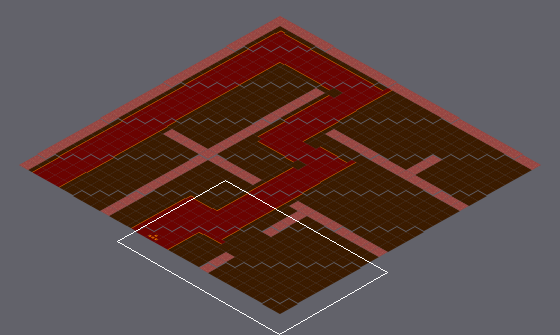
Tiled map (JSON) -- assets/tiledmap/Levels/level2.json. Above, an overview of the earlier version with the close-up marked.
Close-up. As it was:
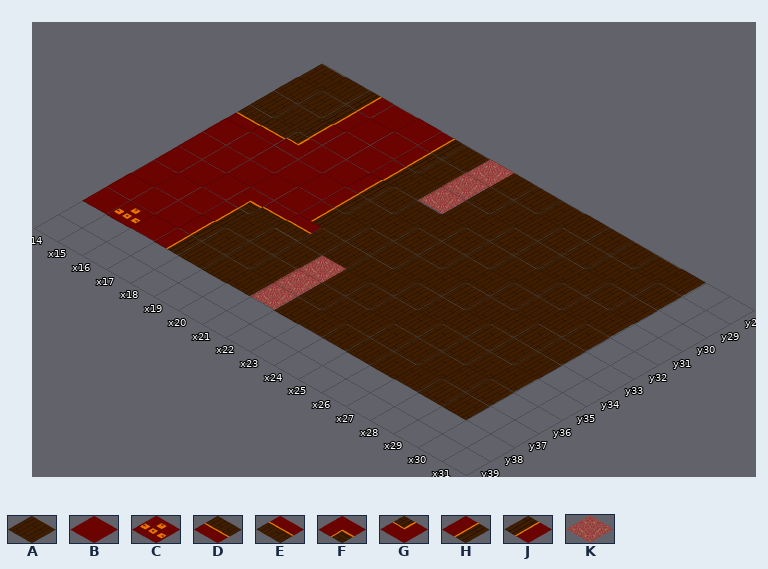
Cells are 182x104 px. Isometric: x runs down to the right, y down to the left. Shown: x 14..31, y 28..39. The commit also changed other parts of the map, which this record leaves out.
Key: from "floor": A 0 flipped left-right, B 1, C 2, D 4 flipped left-right, E 4 flipped up-down, F 9, G 9 flipped up-down, H 10 flipped left-right, J 10 flipped up-down; from "wall": K 0.
_ is an empty cell.
Layer "floor" before, first column x 14:
28 AAJBBHA_AAAAAAAA__
29 AAJBBHA_AAAAAAAA__
30 AAJBBHA_AAAAAAAA__
31 DDGBBHAAAAAAAAAA__
32 BBBBBHAAAAAAAAAA__
33 BBBBBHAAAAAAAAAA__
34 BBBFEEAAAAAAAAAA__
35 BBBHAAA_AAAAAAAA__
36 BBBHAAA_AAAAAAAA__
37 BCBHAAA_AAAAAAAA__
38 __________________
39 __________________
Layer "wall" before, first column x 14:
28 _______K__________
29 _______K__________
30 _______K__________
31 __________________
32 __________________
33 __________________
34 __________________
35 _______K__________
36 _______K__________
37 _______K__________
38 __________________
39 __________________
Now the later version:
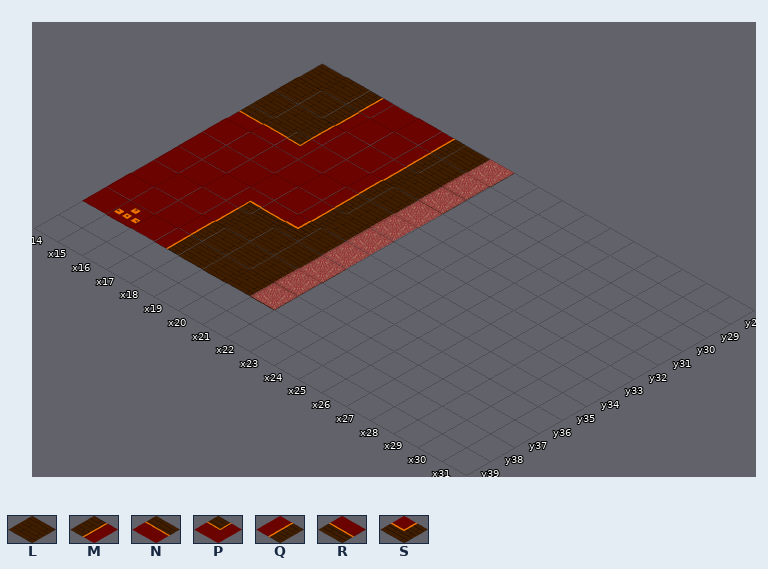
Further tiles: from "floor": L 0, M 4, N 6, P 7, Q 8, R 10, S 11.
The exact change:
{"where": "layer \"floor\""}
{"y":28,"x":14,"old":"AAJ","new":"LLM"}
{"y":28,"x":19,"old":"HA_AAAAAAAA","new":"QLL________"}
{"y":29,"x":14,"old":"AAJ","new":"LLM"}
{"y":29,"x":19,"old":"HA_AAAAAAAA","new":"QLL________"}
{"y":30,"x":14,"old":"AAJ","new":"LLM"}
{"y":30,"x":19,"old":"HA_AAAAAAAA","new":"QLL________"}
{"y":31,"x":14,"old":"DDG","new":"NNP"}
{"y":31,"x":19,"old":"HAAAAAAAAAA","new":"QL_________"}
{"y":32,"x":19,"old":"HAAAAAAAAAA","new":"QL_________"}
{"y":33,"x":19,"old":"HAAAAAAAAAA","new":"QL_________"}
{"y":34,"x":18,"old":"EEAAAAAAAAAA","new":"RSL_________"}
{"y":35,"x":17,"old":"HAAA_AAAAAAAA","new":"QLLLL________"}
{"y":36,"x":17,"old":"HAAA_AAAAAAAA","new":"QLLLL________"}
{"y":37,"x":17,"old":"HAAA_AAAAAAAA","new":"QLLLL________"}
{"where": "layer \"wall\""}
{"y":31,"x":21,"old":"_","new":"K"}
{"y":32,"x":21,"old":"_","new":"K"}
{"y":33,"x":21,"old":"_","new":"K"}
{"y":34,"x":21,"old":"_","new":"K"}
